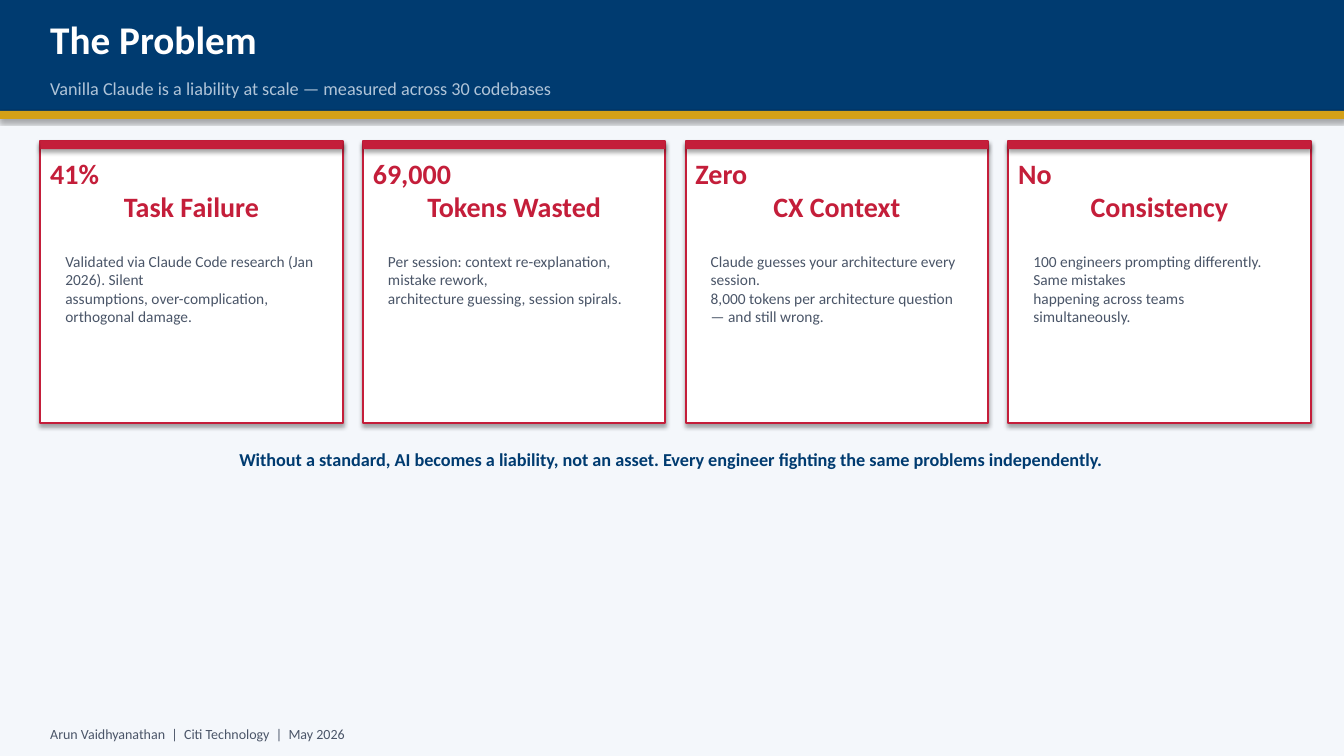
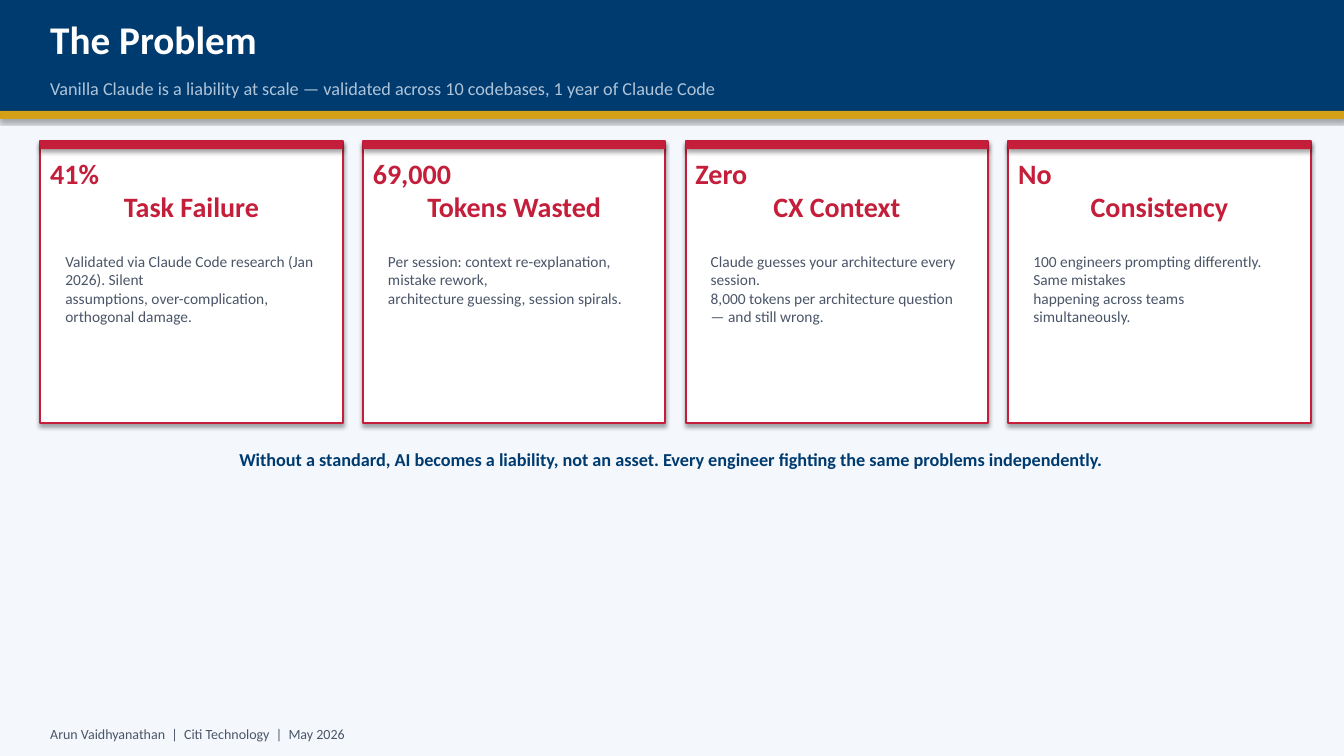
Before and after one commit to arunvaidhyanathan/claude-personal-setup, a slide deck: slide 2 of presentations/claude-roi.pptx. Drawn at 1344x756 pixels with LibreOffice and Linux fonts; fonts in the diff are those of the drawing. Boxes give left, top, right and bottom in pixels: in the first picture for what was removed or moved away, otherwise in the second. Text is boxed around its words. In the diff, an @@ line names an element or a change of style, - is before the commit and + after.

Commit message:
Simplify validation claim to 10 codebases over 1 year

```diff
--- a/presentations/claude-roi.pptx
+++ b/presentations/claude-roi.pptx
@@ text at [50,82,715,98]: text changed @@
-Vanilla Claude is a liability at scale — measured across 30 codebases
+Vanilla Claude is a liability at scale — validated across 10 codebases, 1 year of Claude Code
```
Also in this commit, not shown: 3 other files.
